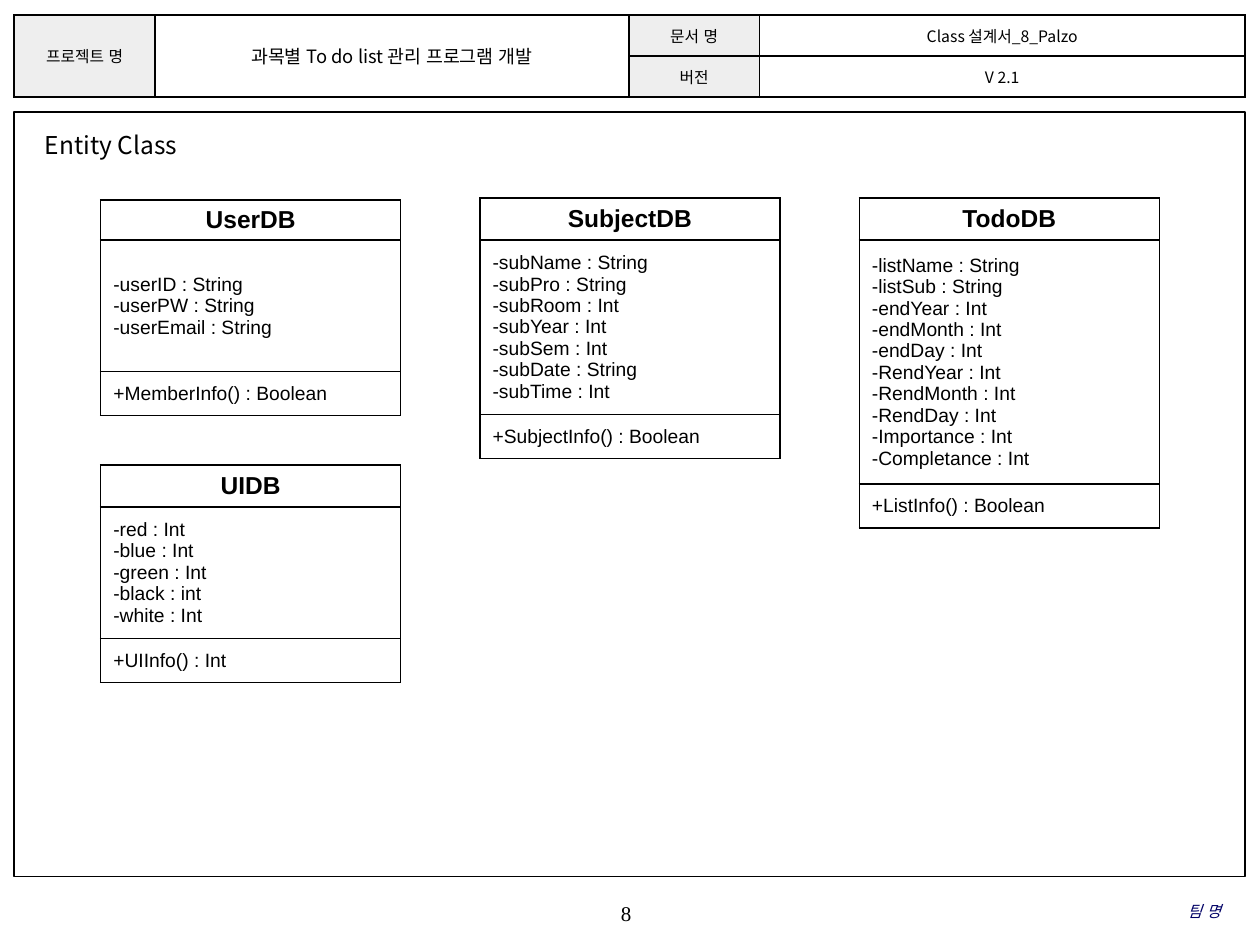
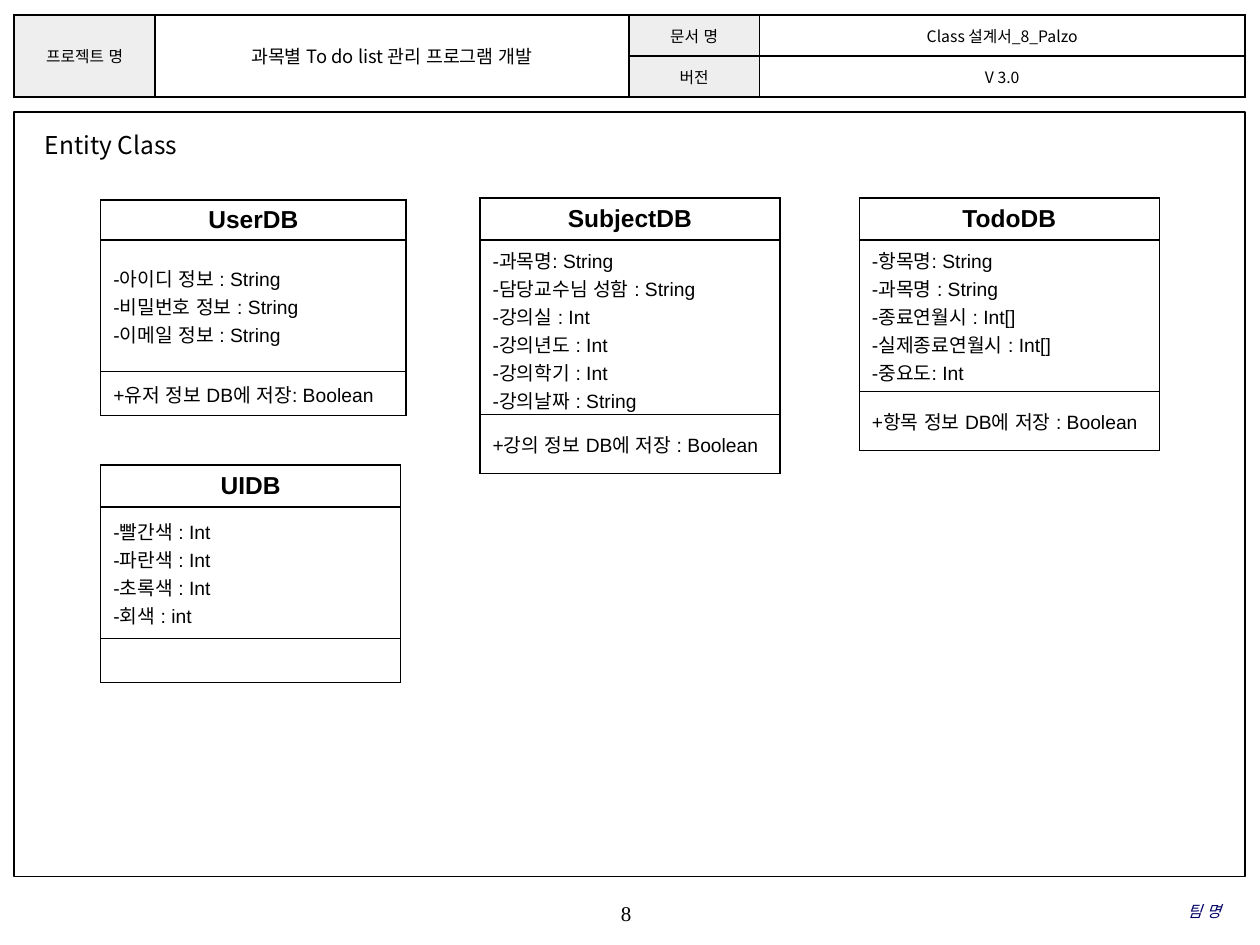
Before and after one commit to SMU-SE-Admin/18-1_8_PALZO_Doc, a slide deck: slide 8 of 03 설계/Class 설계서_8_Palzo.pptx. Drawn at 1260x945 pixels with LibreOffice and Linux fonts; fonts in the diff are those of the drawing; background and template pictures are left out. Boxes give left, top, right and bottom in pixels: in the first picture for what was removed or moved away, otherwise in the second. Text is boxed around its words. In the diff, an @@ line names an element or a change of style, - is before the commit and + after.

```diff
--- a/03 설계/Class 설계서_8_Palzo.pptx
+++ b/03 설계/Class 설계서_8_Palzo.pptx
@@ table at (14,15,1245,97) @@
-row 2, column 4: V 2.1
+row 2, column 4: V 3.0
@@ table at (101,200,406,432) @@
-row 2, column 1: -userID : String / -userPW : String / -userEmail : String
+row 2, column 1: -아이디 정보 : String / -비밀번호 정보 : String / -이메일 정보 : String
-row 3, column 1: +MemberInfo() : Boolean
+row 3, column 1: +유저 정보 DB에 저장: Boolean
@@ table: place and size @@
-table at (101,200,401,418)
+table at (101,200,406,432)
@@ table at (480,198,780,472) @@
-row 2, column 1: -subName : String / -subPro : String / -subRoom : Int / -subYear : Int / -subSem : Int / -subDate : String / -subTime : Int
+row 2, column 1: -과목명: String / -담당교수님 성함 : String / -강의실 : Int / -강의년도 : Int / -강의학기 : Int / -강의날짜 : String / -강의시간 : Int
-row 3, column 1: +SubjectInfo() : Boolean
+row 3, column 1: +강의 정보 DB에 저장 : Boolean
@@ table at (859,198,1159,450) @@
-row 2, column 1: -listName : String / -listSub : String / -endYear : Int / -endMonth : Int / -endDay : Int / -RendYear : Int / -RendMonth : Int / -RendDay : Int / -Importance : Int / -Completance : Int
+row 2, column 1: -항목명: String / -과목명 : String / -종료연월시 : Int[] / -실제종료연월시 : Int[] / -중요도: Int / -완성도 : Int
-row 3, column 1: +ListInfo() : Boolean
+row 3, column 1: +항목 정보 DB에 저장 : Boolean
@@ table at (101,465,401,683) @@
-row 2, column 1: -red : Int / -blue : Int / -green : Int / -black : int / -white : Int
+row 2, column 1: -빨간색 : Int / -파란색 : Int / -초록색 : Int / -회색 : int
-row 3, column 1: +UIInfo() : Int
+row 3, column 1: 
```
Also in this commit, not shown: 10 other slides changed, 2 slides added, 2 slides removed.
